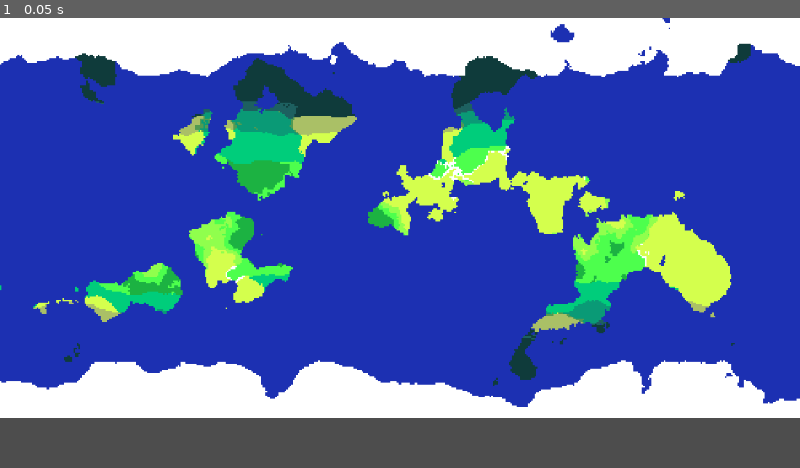
Above: before the commit, frame 1.
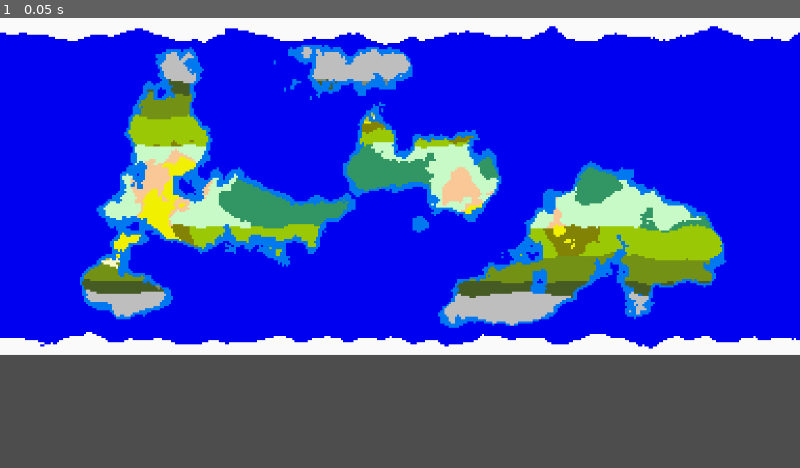
Above: after the commit, the same moment.

Repository: LonelyFear/History-Sim
Game: Godot game, scene res://Scenes/main.tscn
Same seed, same stepped clock (60 frames per second), same inputs: the game is played once before the commit and once after it.
Inputs:
- Up to frame 1 (0.05 s): no input

The runs differ from the first frame. In frame 1, 85% of the frame differs, in the area x 0-100%, y 0-89%.

Commit message:
Tectonic Test & Improved Worldgen

Diff:
--- a/Json Resources/biomes.json
+++ b/Json Resources/biomes.json
@@ -5,98 +5,105 @@
 			"id":"polar",
 			"mergedIds":["polar desert", "polar ice"],
 			"fertility":0.0,
-			"color":"ffffff",
+			"color":"FAFAFA",
 			"terrainType":2
 		},
 		{
 			"id":"tundra",
 			"mergedIds":["subpolar moist tundra", "subpolar wet tundra", "subpolar dry tundra", "subpolar rain tundra"],
 			"fertility":0.1,
-			"color":"0f3b3b",
+			"color":"BEBEBE",
 			"terrainType":0
 		},
 		{
 			"id":"cold parkland",
 			"mergedIds":["boreal desert", "boreal dry scrub"],
 			"fertility":0.09,
-			"color":"0f3b3b",
+			"color":"828C73",
 			"terrainType":0
 		},
 		{
 			"id":"coniferous forest",
 			"mergedIds":["boreal moist forest", "boreal wet forest", "boreal rain forest"],
 			"fertility":0.4,
-			"color":"1d6060",
+			"color":"465A23",
 			"terrainType":0
 		},
 		{
 			"id":"mixed forest",
 			"mergedIds":["cool temperate moist forest", "cool temperate wet forest", "cool temperate rain forest"],
 			"fertility":0.95,
-			"color":"0a9a76",
+			"color":"739114",
 			"terrainType":0
 		},
 		{
 			"id":"steppe",
 			"mergedIds":["cool temperate steppe"],
 			"fertility":0.55,
-			"color":"529a52",
+			"color":"FAFAC8",
 			"terrainType":0
 		},
 		{
 			"id":"cool desert",
 			"mergedIds":["cool temperate desert", "cool temperate desert scrub"],
 			"fertility":0.12,
-			"color":"aac066",
+			"color":"B9BE37",
 			"terrainType":0
 		},
 		{
 			"id":"deciduous forest",
 			"mergedIds":["warm temperate moist forest", "warm temperate wet forest", "warm temperate rain forest"],
 			"fertility":0.1,
-			"color":"00cd7b",
+			"color":"9BC805",
 			"terrainType":0
 		},
 		{
 			"id":"chaparral",
 			"mergedIds":["warm temperate thorn scrub", "warm temperate dry forest"],
 			"fertility":0.5,
-			"color":"00cd7b",
+			"color":"828205",
 			"terrainType":0
 		},
 		{
 			"id":"hot desert",
 			"mergedIds":["warm temperate desert", "warm temperate desert scrub", "subtropical desert", "subtropical desert scrub", "tropical desert", "tropical desert scrub"],
 			"fertility":0.1,
-			"color":"d4ff4d",
+			"color":"F0F000",
 			"terrainType":0
 		},
 		{
 			"id":"savanna",
-			"mergedIds":["wubtropical thorn woodland", "tropical thorn woodland", "tropical very dry forest"],
+			"mergedIds":["subtropical thorn woodland", "tropical thorn woodland", "tropical very dry forest"],
 			"fertility":0.6,
-			"color":"90ff4d",
+			"color":"FAC896",
 			"terrainType":0
 		},
 		{
 			"id":"tropical seasonal forest",
 			"mergedIds":["subtropical dry forest", "tropical dry forest", "subtropical moist forest"],
 			"fertility":0.8,
-			"color":"4dff4d",
+			"color":"C8FAC8",
 			"terrainType":0
 		},
 		{
 			"id":"tropical rain forest",
 			"mergedIds":["subtropical wet forest", "subtropical rain forest", "tropical moist forest", "tropical wet forest", "tropical rain forest"],
 			"fertility":0.7,
-			"color":"1cb242",
+			"color":"329664",
 			"terrainType":0
 		},
 		{
 			"id":"ocean",
 			"mergedIds":["ocean"],
 			"fertility":0.0,
-			"color":"1c30b2",
+			"color":"0000F0",
+			"terrainType":1
+		},
+		{
+			"id":"shallow ocean",
+			"mergedIds":["shallow ocean"],
+			"fertility":0.0,
+			"color":"0078F0",
 			"terrainType":1
 		},
 		{
--- a/Mods/Base/Biomes/biomes.json
+++ /dev/null
@@ -1,110 +0,0 @@
-{
-"biomes" :
-	[
-		{
-			"id":"polar",
-			"mergedIds":["polar desert", "polar ice"],
-			"fertility":0.0,
-			"color":"ffffff",
-			"terrainType":2
-		},
-		{
-			"id":"tundra",
-			"mergedIds":["subpolar moist tundra", "subpolar wet tundra", "subpolar dry tundra", "subpolar rain tundra"],
-			"fertility":0.1,
-			"color":"0f3b3b",
-			"terrainType":0
-		},
-		{
-			"id":"cold parkland",
-			"mergedIds":["boreal desert", "boreal dry scrub"],
-			"fertility":0.09,
-			"color":"0f3b3b",
-			"terrainType":0
-		},
-		{
-			"id":"coniferous forest",
-			"mergedIds":["boreal moist forest", "boreal wet forest", "boreal rain forest"],
-			"fertility":0.4,
-			"color":"1d6060",
-			"terrainType":0
-		},
-		{
-			"id":"mixed forest",
-			"mergedIds":["cool temperate moist forest", "cool temperate wet forest", "cool temperate rain forest"],
-			"fertility":0.95,
-			"color":"0a9a76",
-			"terrainType":0
-		},
-		{
-			"id":"steppe",
-			"mergedIds":["cool temperate steppe"],
-			"fertility":0.55,
-			"color":"529a52",
-			"terrainType":0
-		},
-		{
-			"id":"cool desert",
-			"mergedIds":["cool temperate desert", "cool temperate desert scrub"],
-			"fertility":0.12,
-			"color":"aac066",
-			"terrainType":0
-		},
-		{
-			"id":"deciduous forest",
-			"mergedIds":["warm temperate moist forest", "warm temperate wet forest", "warm temperate rain forest"],
-			"fertility":0.1,
-			"color":"00cd7b",
-			"terrainType":0
-		},
-		{
-			"id":"chaparral",
-			"mergedIds":["warm temperate thorn scrub", "warm temperate dry forest"],
-			"fertility":0.5,
-			"color":"00cd7b",
-			"terrainType":0
-		},
-		{
-			"id":"hot desert",
-			"mergedIds":["warm temperate desert", "warm temperate desert scrub", "subtropical desert", "subtropical desert scrub", "tropical desert", "tropical desert scrub"],
-			"fertility":0.1,
-			"color":"d4ff4d",
-			"terrainType":0
-		},
-		{
-			"id":"savanna",
-			"mergedIds":["wubtropical thorn woodland", "tropical thorn woodland", "tropical very dry forest"],
-			"fertility":0.6,
-			"color":"90ff4d",
-			"terrainType":0
-		},
-		{
-			"id":"tropical seasonal forest",
-			"mergedIds":["subtropical dry forest", "tropical dry forest", "subtropical moist forest"],
-			"fertility":0.8,
-			"color":"4dff4d",
-			"terrainType":0
-		},
-		{
-			"id":"tropical rain forest",
-			"mergedIds":["subtropical wet forest", "subtropical rain forest", "tropical moist forest", "tropical wet forest", "tropical rain forest"],
-			"fertility":0.7,
-			"color":"1cb242",
-			"terrainType":0
-		},
-		{
-			"id":"ocean",
-			"mergedIds":["ocean"],
-			"fertility":0.0,
-			"color":"1c30b2",
-			"terrainType":1
-		},
-		{
-			"id":"rock",
-			"mergedIds":["rock"],
-			"fertility":0.0,
-			"color":"797979",
-			"terrainType":0
-		}
-]
-}
--- a/Scenes/main.tscn
+++ b/Scenes/main.tscn
@@ -1,6 +1,6 @@
 [gd_scene load_steps=9 format=3 uid="uid://b1mh36mwq3q24"]
 
-[ext_resource type="Script" path="res://Scripts/generate.gd" id="1_h4cr5"]
+[ext_resource type="Script" path="res://Scripts/world_generator.gd" id="1_h4cr5"]
 [ext_resource type="Texture2D" uid="uid://cjvdhxvhm3bk4" path="res://Sprites/Reliefs.png" id="1_rsr3n"]
 [ext_resource type="Script" path="res://Scripts/load_mods.gd" id="1_w647p"]
 [ext_resource type="Script" path="res://Scripts/tectonics.gd" id="3_irl8t"]
@@ -22,10 +22,13 @@
 
 [node name="World" type="Node2D" parent="."]
 script = ExtResource("1_h4cr5")
-worldSize = Vector2i(500, 250)
+seed = 447
+worldSize = Vector2i(380, 160)
 
-[node name="Tectonics" type="Node" parent="World"]
+[node name="Tectonics" type="Node" parent="World" node_paths=PackedStringArray("map", "worldGen")]
 script = ExtResource("3_irl8t")
+map = NodePath("../Map")
+worldGen = NodePath("..")
 
 [node name="Map" type="TileMapLayer" parent="World"]
 tile_set = SubResource("TileSet_or647")
--- a/Scripts/tectonics.gd
+++ b/Scripts/tectonics.gd
@@ -2,15 +2,294 @@
 class_name Tectonics
 
 @export var map : UpdateTileMapLayer
-@export var oceanDepth : float = 0.2
-@export var seaLevel : float = 0.6
-
-var plateTarget
-
-enum CrustType{
+@export var oceanDepth : float = 0.5
+@export var seaLevel : float = 0.55
+@export var worldGen : WorldGenerator
+
+var tiles : Dictionary
+var plates : Array = []
+
+var plateTarget : int
+var worldSize : Vector2i
+var randomIterator : int
+var seed : int
+
+enum CrustTypes {
 	OCEANIC,
 	CONTINENTAL
 }
+
+func _ready() -> void:
+	worldSize = worldGen.worldSize
+	seed = worldGen.seed
+	#createPlates(4, 4)
+	#initHeightmap()
+	#initTilemap()
+
+func _process(delta: float) -> void:
+	pass
+	#movePlates()
+	#checkTiles()
+	#updateTilemap()
+
+
+func movePlates():
+	for plate in plates:
+		# Randomize Plate Velocity
+		if (randf() < 0.1):
+			plate.dir += Vector2(randf_range(-.1,.1), randf_range(-.1,.1))
+		# Normalized Plate Velocity
+		if (plate.dir.length() > 1):
+			plate.dir = plate.dir.normalized() * 1
+
+		plate.diagDir = Vector2i(0,0)
+		plate.moveStep += Vector2i(1, 1)
+		if plate.moveStep.x > abs(1 / fmod(plate.dir.x, 1)):
+			plate.moveStep.x = 0;
+			plate.diagDir.x = sign(plate.dir.x)
+		if plate.moveStep.y > abs(1 / fmod(plate.dir.y, 1)):
+			plate.moveStep.y = 0;
+			plate.diagDir.y = sign(plate.dir.y)
+	# Moves plates
+	for x in worldSize.x:
+		for y in worldSize.y:
+			var tile : WorldTile = tiles[Vector2i(x,y)]
+			if (tile.topCrust == null):
+				continue
+
+			tile.lastPlate = tile.topCrust.plate
+			var crustArray : Array
+			crustArray.append_array(tile.crust)
+			for crust : Crust in crustArray:
+				crust.age += 1
+
+				var plate : Plate = crust.plate
+				var dx : int = int(plate.dir.x)
+				var dy : int = int(plate.dir.y)
+				dx += plate.diagDir.x
+				dy += plate.diagDir.y
+
+				var newPos : Vector2i = getNewPos(Vector2i(x,y), Vector2i(dx,dy))
+				var newTile : WorldTile = tiles[Vector2i(newPos)]
+				if (!crust.moved):
+					tile.crust.erase(crust)
+					crust.pos = newPos
+					newTile.crust.append(crust)
+					crust.moved = true
+
+func checkTiles():
+	var rng = RandomNumberGenerator.new()
+	for x in worldSize.x:
+		for y in worldSize.y:
+			var pos = Vector2i(x,y)
+			var tile : WorldTile = tiles[Vector2i(x,y)]
+			var crustArray : Array
+			crustArray.append_array(tile.crust)
+			for crust : Crust in crustArray:
+				crust.moved = false
+				if (crust.age < 5):
+					lerpf(seaLevel - oceanDepth, crust.elevation, 0.75)
+			# Divergence
+			if (tile.crust.size() < 1):
+				var newCrust : Crust = Crust.new()
+				newCrust.plate = tile.lastPlate
+				newCrust.pos = Vector2i(x,y)
+				newCrust.age = 0
+				newCrust.elevation = seaLevel - oceanDepth + randfn(0.1, 0.05)
+				tile.crust.append(newCrust)
+				tile.lastPlate.crust.append(newCrust)
+			tile.topCrust = tile.crust[0]
+			# Convergence
+			if (tile.crust.size() > 0):
+				var topCrust : Crust = null
+				var lowestAge = INF
+
+				for crust in tile.crust:
+					var continentalFactor = 0
+					if (crust.crustType == CrustTypes.CONTINENTAL):
+						continentalFactor = 10000
+					var ageModified = crust.age + crust.plate.density - continentalFactor
+					if ageModified < lowestAge:
+						lowestAge = ageModified
+						topCrust = crust
+				tile.topCrust = topCrust
+
+				for crust : Crust in tile.crust:
+					if crust != tile.topCrust:
+						if crust.crustType == CrustTypes.OCEANIC:
+							crust.lostElevation += randf_range(0.05, 0.1)
+							if (crust.lostElevation > crust.elevation):
+								topCrust.elevation += randf_range(0.01, 0.02)
+								DeleteCrust(pos, crust)
+						else:
+							crust.lostElevation += randf_range(0.025, 0.05)
+							topCrust.elevation += 0.01
+							if (crust.lostElevation > crust.elevation):
+								DeleteCrust(pos, crust)
+				for crust : Crust in tile.crust:
+					if crust.elevation > 1:
+						crust.elevation = 1
+
+func initTilemap():
+	if (map):
+		for x in worldSize.x:
+			for y in worldSize.y:
+				var currentPos : Vector2i = Vector2i(x,y)
+				map.set_cell(currentPos, 0, Vector2i(0,0))
+
+func updateTilemap():
+	for x in worldSize.x:
+		for y in worldSize.y:
+			var color : Color
+			var tile : WorldTile = tiles[Vector2i(x,y)]
+			if (tile.topCrust != null):
+				color = lerp(Color.BLACK, Color.WHITE, tile.topCrust.elevation)
+				if (tile.topCrust.elevation > seaLevel):
+					color = lerp(Color.SEA_GREEN, Color.DARK_SLATE_GRAY, (tile.topCrust.elevation - seaLevel)/(1 - seaLevel))
+				else:
+					color = lerp(Color.DARK_BLUE, Color.DEEP_SKY_BLUE, tile.topCrust.elevation + oceanDepth)
+				#color = tile.topCrust.plate.color
+			map.update_tile_color(Vector2i(x,y), color)
+
+
+func DeleteCrust(pos : Vector2i, crust : Crust):
+	var tile : WorldTile = tiles[pos]
+	tile.crust.erase(crust)
+	crust.plate.crust.erase(crust)
+
+func getNewPos(pos : Vector2i, dir : Vector2i) -> Vector2i:
+	var newPos = pos + dir
+	if (newPos.x >= worldSize.x):
+		newPos.x = 0
+	if (newPos.x < 0):
+		newPos.x = worldSize.x - 1
+
+	if (newPos.y >= worldSize.y):
+		newPos.y = 0
+	if (newPos.y < 0):
+		newPos.y = worldSize.y - 1
+	return newPos
+
+func createPlates(gridSizeX : int, gridSizeY : int):
+	for x in worldSize.x:
+		for y in worldSize.y:
+			tiles[Vector2i(x,y)] = WorldTile.new()
+	var densities : Array = []
+
+	for i in range(gridSizeX * gridSizeY):
+		densities.append(i)
+
+	var ppcX : int = worldSize.x/gridSizeX
+	var ppcY : int = worldSize.y/gridSizeY
+
+	var points : Dictionary
+	var plateOrigins : Dictionary
+	# Makes plates
+	for gx in gridSizeX:
+		for gy in gridSizeY:
+
+			var x = gx * ppcX + randi_range(0, ppcX)
+			var y = gy * ppcY + randi_range(0, ppcY)
+
+			points[Vector2i(gx,gy)] = Vector2i(x, y)
+
+			var newPlate : Plate = Plate.new()
+			newPlate.color = Color(randf(), randf(), randf())
+			newPlate.dir = Vector2(randi_range(-2, 2), randi_range(-2, 2))
+
+			var di = randi_range(0, densities.size() - 1)
+			newPlate.density = densities[di]
+			densities.remove_at(di)
+
+			plates.append(newPlate)
+			plateOrigins[points[Vector2i(gx,gy)]] = newPlate
+			map.update_tile_color(points[Vector2i(gx,gy)], newPlate.color)
+
+	for x in worldSize.x:
+		for y in worldSize.y:
+			var tile : WorldTile = tiles[Vector2i(x,y)]
+			var closestPlate : Plate
+			var nearestPoint : Vector2i
+			var closestDist  : float = INF
+
+			for dx in range(-1,1):
+				for dy in range(-1,1):
+					var gx : int = x / ppcX
+					var gy : int = y / ppcY
+
+					var tx : int = gx + dx
+					var ty : int = gy + dy
+
+					if (tx < 0):
+						tx = gridSizeX - 1
+					if (tx >= gridSizeX):
+						tx = 0
+
+					if (ty < 0):
+						ty = gridSizeY - 1
+					if (ty >= gridSizeY):
+						ty = 0
+					randomIterator += 1
+					var dist = getWrappedDist(Vector2i(x, y), points[Vector2i(tx, ty)])
+					if (dist < closestDist):
+						closestDist = dist
+						nearestPoint = points[Vector2i(tx, ty)]
+
+			closestPlate = plateOrigins[nearestPoint]
+			var newCrust : Crust = Crust.new()
+			newCrust.plate = closestPlate
+			newCrust.pos = Vector2i(x,y)
+
+			tile.crust.append(newCrust)
+			tile.topCrust = newCrust
+			closestPlate.crust.append(newCrust)
+
+func initHeightmap():
+	var noise : FastNoiseLite = FastNoiseLite.new()
+	noise.fractal_octaves = 8
+	noise.seed = seed
+	noise.TYPE_VALUE
+
+	var falloffMap = Falloff.generateFalloff(worldSize.x, worldSize.y, 7.2, true)
+	for x in worldSize.x:
+		for y in worldSize.y:
+			var height = clampf((noise.get_noise_2d(x,y) + 1)/2 - falloffMap[Vector2i(x,y)], 0, 1)
+			var tile : WorldTile = tiles[Vector2i(x,y)]
+
+
+			if height > seaLevel:
+				tile.topCrust.crustType = CrustTypes.CONTINENTAL
+			else:
+				height = lerpf(seaLevel - oceanDepth, seaLevel, calcInverseFalloff(inverse_lerp(seaLevel, 0, height)))
+			tile.topCrust.elevation = height
+
+func calcInverseFalloff(v : float):
+	var a = 3
+	var b = .15
+	return 1 - pow(v, a) / (pow(v, a) + pow(b - b*v, a))
+
+func getWrappedDist(a : Vector2, b : Vector2) -> float:
+	var noise : FastNoiseLite = FastNoiseLite.new()
+	noise.fractal_octaves = 8
+	noise.seed = rand_from_seed(seed)[0]
+	noise.TYPE_VALUE
+
+	a += Vector2(noise.get_noise_1d(randomIterator/80) * 6, noise.get_noise_1d(randomIterator/80) * 6)
+	#b += Vector2(noise.get_noise_1d((randomIterator-499)/80) * 4, noise.get_noise_1d((randomIterator-6671)/80) * 4)
+
+	var dx = abs(a.x - b.x)
+	if (dx > worldSize.x/2):
+		dx = worldSize.x - dx
+	dx += (noise.get_noise_1d(randomIterator/80) * 4)
+	var dy = abs(a.y - b.y)
+	if (dy > worldSize.y/2):
+		dy = worldSize.y - dy
+
+
+	## Manhattan
+	return dx + dy
+	## Eucledian
+	return sqrt(pow(dx,2) + pow(dy,2))
 
 class Plate:
 	var velChanged : bool
@@ -19,17 +298,18 @@
 	var dir : Vector2
 	var diagDir : Vector2i
 	var moveStep : Vector2i
-	var tiles : Array = [Crust]
+	var crust : Array = []
 
 class WorldTile:
 	var topCrust : Crust
 	var lastPlate : Plate
-	var crust : Array = [Crust]
+	var crust : Array = []
 
 class Crust:
 	var moved : bool = false
 	var age : int = 10
-	var elevation : float = 0.5
+	var elevation : float = 0
 	var lostElevation : float = 0
 	var pos : Vector2i
 	var plate : Plate
+	var crustType : CrustTypes = CrustTypes.OCEANIC
--- a/Scripts/generate.gd
+++ b/Scripts/world_generator.gd
@@ -1,8 +1,9 @@
 extends Node2D
-class_name Generate
+class_name WorldGenerator
 
 var map : TileMapLayer
-var seaLevel : float = 0.4
+var seaLevel : float = 0.6
+
 
 var biomes : Dictionary
 var heightMap : Dictionary
@@ -34,8 +35,10 @@
 	INVALID
 }
 
+@export var seed : int
 @export var worldSize : Vector2i = Vector2i(400, 400)
 func _ready() -> void:
+	scale = Vector2(1,1) * (72/float(worldSize.x))
 	map = $"Map"
 	generateWorld()
 
@@ -43,26 +46,41 @@
 	var noiseMap = {}
 	var falloff = Falloff.generateFalloff(worldSize.x, worldSize.y, 7.2, true)
 
+	var simplexNoise : FastNoiseLite = FastNoiseLite.new()
+	simplexNoise.fractal_octaves = 8
+	simplexNoise.seed = seed
+	simplexNoise.noise_type = FastNoiseLite.TYPE_SIMPLEX
+
 	var noise : FastNoiseLite = FastNoiseLite.new()
-	noise.fractal_octaves = 8
-	noise.seed = 999999
-	noise.TYPE_SIMPLEX
-
-	for x in worldSize.x:
-		for y in worldSize.y:
-			noiseMap[Vector2i(x,y)] = noise.get_noise_2d(x / scale ,y / scale) * 2 - falloff[Vector2i(x, y)]
+	noise.fractal_octaves = 2
+	noise.noise_type = FastNoiseLite.TYPE_CELLULAR
+
+	var minNoise = INF
+	var maxNoise = -INF
+	for x in worldSize.x:
+		for y in worldSize.y:
+			var noiseValue = inverse_lerp(-1, 1, simplexNoise.get_noise_2d(x/scale ,y/scale))
+			if (noiseValue < minNoise):
+				minNoise = noiseValue
+			if (noiseValue > maxNoise):
+				maxNoise = noiseValue
+			noiseMap[Vector2i(x,y)] = noiseValue - falloff[Vector2i(x, y)]
 			#print(noiseMap[Vector2i(x,y)])
 	return noiseMap
 
 func createTempMap(scale : float) -> Dictionary:
+	var rng = RandomNumberGenerator.new()
+	rng.seed = seed
 	var tempMap = {}
 	var noise : FastNoiseLite = FastNoiseLite.new()
-	var falloff = Falloff.generateFalloff(worldSize.x, worldSize.y, 1, false, 2)
+	var falloff = Falloff.generateFalloff(worldSize.x, worldSize.y, 1, false, 1.25)
 	noise.fractal_octaves = 8
-	noise.TYPE_PERLIN
-	for x in worldSize.x:
-		for y in worldSize.y:
-			tempMap[Vector2i(x,y)] = lerpf((1.0 - falloff[Vector2i(x,y)]), abs(noise.get_noise_2d(x / scale ,y / scale) * 2), 0.125)
+	noise.noise_type = FastNoiseLite.TYPE_PERLIN
+	noise.seed = randi()
+	for x in worldSize.x:
+		for y in worldSize.y:
+			var noiseValue = inverse_lerp(-1, 1, noise.get_noise_2d(x / scale ,y / scale))
+			tempMap[Vector2i(x,y)] = lerpf((1.0 - falloff[Vector2i(x,y)]), noiseValue, 0.15)
 			#tempMap[Vector2i(x,y)] = (1.0 - falloff[Vector2i(x,y)])
 	return tempMap
 
@@ -70,17 +88,18 @@
 	var moistMap = {}
 	var noise : FastNoiseLite = FastNoiseLite.new()
 	noise.fractal_octaves = 8
-	noise.TYPE_SIMPLEX
-	for x in worldSize.x:
-		for y in worldSize.y:
-			moistMap[Vector2i(x,y)] = noise.get_noise_2d(x / scale ,y / scale) * 2
+	noise.noise_type = FastNoiseLite.TYPE_SIMPLEX_SMOOTH
+	noise.seed = rand_from_seed(seed)[0]
+	for x in worldSize.x:
+		for y in worldSize.y:
+			var noiseValue = inverse_lerp(0.3, 0.7, (noise.get_noise_2d(x / scale ,y / scale) + 1)/2)
+			moistMap[Vector2i(x,y)] = noiseValue
 	return moistMap
 
 func generateWorld():
 	clearMap()
-	scale = Vector2(1,1) * (72/float(worldSize.x))
 	heightMap = createHeightMap(1)
-	tempMap = createTempMap(1.5)
+	tempMap = createTempMap(0.25)
 	humidMap = createMoistMap(1)
 	for x in worldSize.x:
 		for y in worldSize.y:
@@ -93,7 +112,7 @@
 				if (biome["mergedIds"].has(biomes[Vector2i(x,y)])):
 					map.update_tile_color(currentPos, Color(biome["color"]))
 					break
-			#map.update_tile_color(currentPos, lerp(Color.BLUE, Color.RED, tempMap[Vector2i(x,y)]))
+			#map.update_tile_color(currentPos, lerp(Color.BLUE, Color.RED, heightMap[Vector2i(x,y)]))
 			#map.get_cell_tile_data(currentpos).modulate = Color(randf_range(0, 1), randf_range(0, 1), randf_range(0, 1), 1)
 func clearMap():
 	for i in map.get_used_cells():
@@ -105,11 +124,14 @@
 	var biome : String = "rock"
 	# If we are below the ocean threshold
 	if (altitude <= seaLevel):
+
 		match(getTempType(x, y)):
 			TempTypes.POLAR:
 				biome = "polar ice"
 			_:
-				biome = "ocean"
+				biome = "shallow ocean"
+				if (altitude <= seaLevel - 0.05):
+					biome = "ocean"
 	else:
 		#landTiles++;
 		match (getTempType(x, y)):
